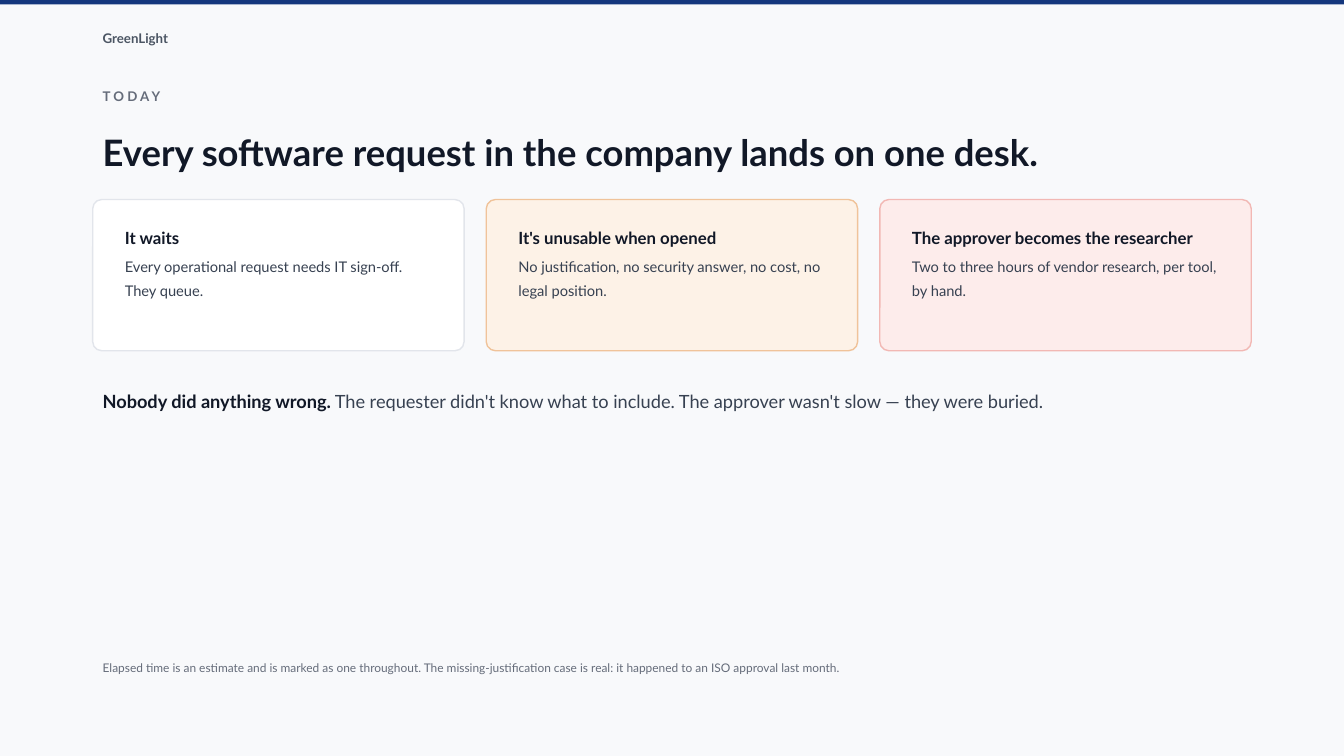
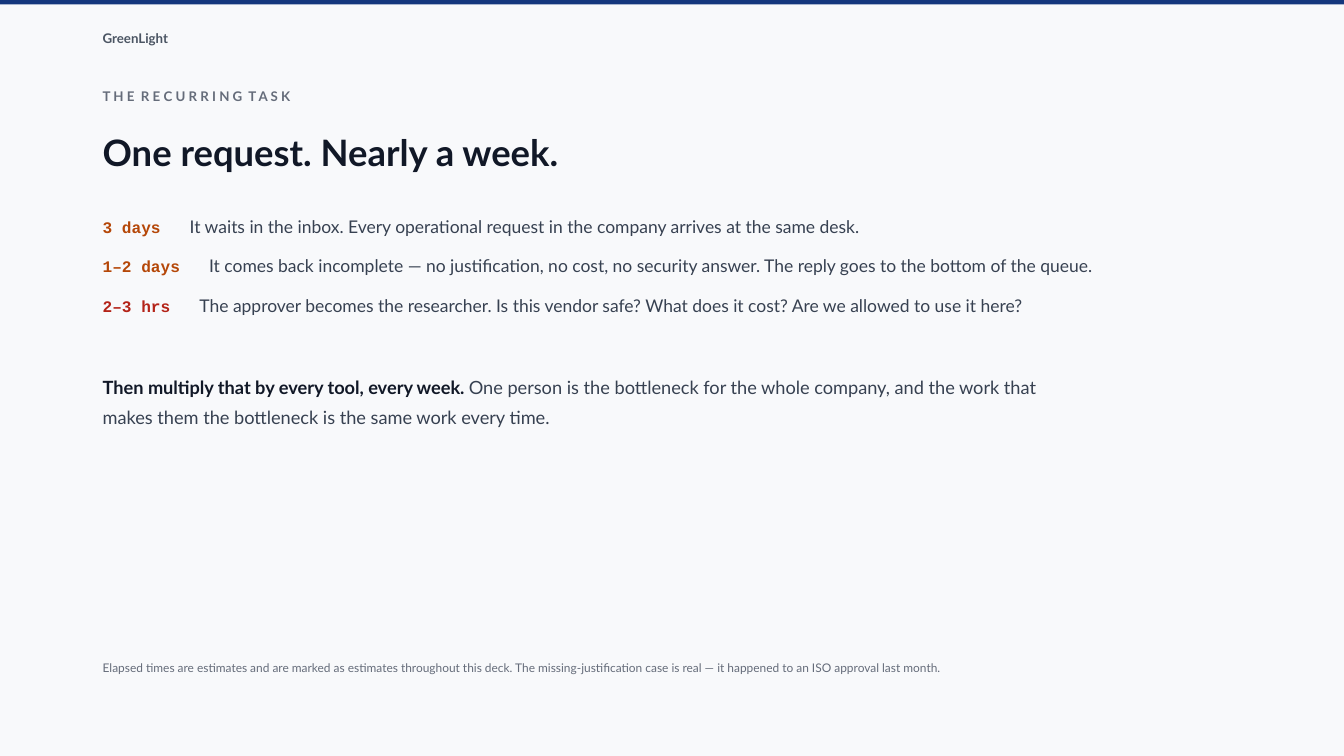
Before and after one commit to lakshitha-dev/greenlight, a slide deck: slide 3 of docs/greenlight-deck.pptx (slide 2 before the commit). Drawn at 1344x756 pixels with LibreOffice and Linux fonts; fonts in the diff are those of the drawing. Boxes give left, top, right and bottom in pixels: in the first picture for what was removed or moved away, otherwise in the second. Text is boxed around its words. In the diff, an @@ line names an element or a change of style, - is before the commit and + after.

```diff
--- a/docs/greenlight-deck.pptx
+++ b/docs/greenlight-deck.pptx
@@ text at [103,91,290,101]: text changed @@
-T O D A Y
+T H E R E C U R R I N G T A S K
@@ text at [103,139,558,172]: text changed @@
-Every software request in the company lands on one desk.
+One request. Nearly a week.
@@ rounded rectangle removed at [93,200,464,351] @@
@@ rounded rectangle removed at [486,200,857,351] @@
@@ rounded rectangle removed at [880,200,1251,351] @@
@@ text added at [103,220,1092,315], 12.5 pt, text #374151 @@
+3 days It waits in the inbox. Every operational request in the company arrives at the same desk.
+1–2 days It comes back incomplete — no justification, no cost, no security answer. The reply goes to the bottom of the queue.
+2–3 hrs The approver becomes the researcher. Is this vendor safe? What does it cost? Are we allowed to use it here?
@@ text removed at [125,231,402,299] @@
-It waits
-Every operational request needs IT sign-off. They queue.
@@ text removed at [518,231,820,299] @@
-It's unusable when opened
-No justification, no security answer, no cost, no legal position.
@@ text removed at [912,231,1217,299] @@
-The approver becomes the researcher
-Two to three hours of vendor research, per tool, by hand.
@@ text added at [103,380,1036,427], 13 pt, text #374151 @@
+Then multiply that by every tool, every week. One person is the bottleneck for the whole company, and the work that makes them the bottleneck is the same work every time.
@@ text removed at [103,394,1043,412] @@
-Nobody did anything wrong. The requester didn't know what to include. The approver wasn't slow — they were buried.
@@ text at [103,663,940,674]: text changed @@
-Elapsed time is an estimate and is marked as one throughout. The missing-justification case is real: it happened to an ISO approval last month.
+Elapsed times are estimates and are marked as estimates throughout this deck. The missing-justification case is real — it happened to an ISO approval last month.
```
Also in this commit, not shown: 6 other slides changed, 5 slides added, 6 slides removed, 3 other files.
